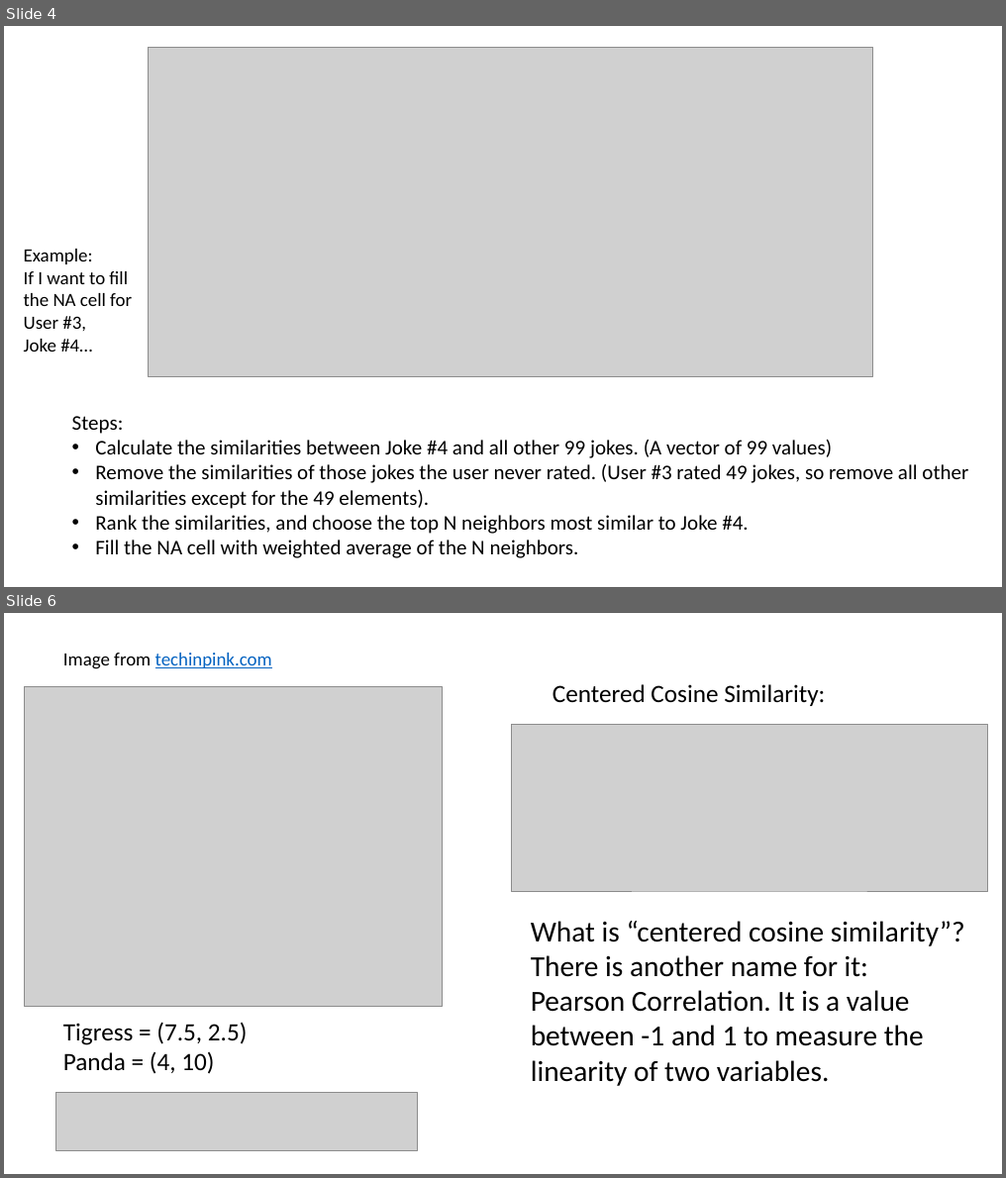
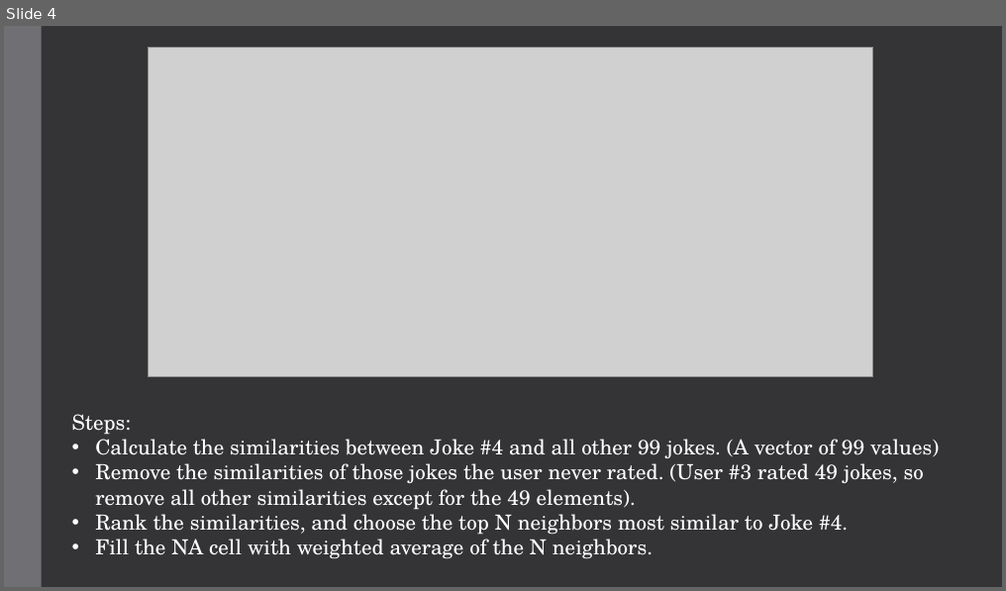
Before and after one commit to Tyllis/Data607, a slide deck: jester-collaborative-filtering.pptx. Shown one above the other, each under a label of ours: slides 4 and 6 before the commit, slide 4 after it; the slides between them are not shown. The pictures are 1006x1178 and 1006x591 pixels, drawn with LibreOffice and Linux fonts; fonts in the diff are those of the drawing; grey boxes stand for pictures. Boxes give left, top, right and bottom in pixels: in the first picture for what was removed or moved away, otherwise in the second. Text is boxed around its words. In the diff, an @@ line names an element or a change of style, - is before the commit and + after.

```diff
--- a/jester-collaborative-filtering.pptx
+++ b/jester-collaborative-filtering.pptx
@@ slide 6 removed at (4, 613, 1002, 1174), background #FFFFFF @@
@@ text removed at (63, 653, 272, 669) @@
-Image from techinpink.com
@@ picture removed at (25, 686, 442, 1007) @@
@@ text removed at (552, 684, 825, 706) @@
-Centered Cosine Similarity:
@@ picture removed at (512, 725, 988, 891) @@
@@ text removed at (531, 921, 965, 1086) @@
-What is “centered cosine similarity”?
-There is another name for it: Pearson Correlation. It is a value between -1 and 1 to measure the linearity of two variables.
@@ text removed at (63, 1022, 248, 1074) @@
-Tigress = (7.5, 2.5)
-Panda = (4, 10)
@@ picture removed at (55, 1093, 417, 1152) @@
@@ slide 4 changed as well @@
@@ background #FFFFFF to #353537 @@
@@ rectangle added at (4, 26, 42, 587), fill #6F6F74 @@
@@ text removed at (24, 249, 132, 352) @@
-Example:
-If I want to fill
-the NA cell for
-User #3,
-Joke #4…
@@ text "Steps:" at (72, 414, 939, 560): font Calibri to TeX Gyre Schola, text colour #000000 to #FFFFFF @@
```
Also in this commit, not shown: 3 other slides changed, 1 slide added, 5 other slides removed.
